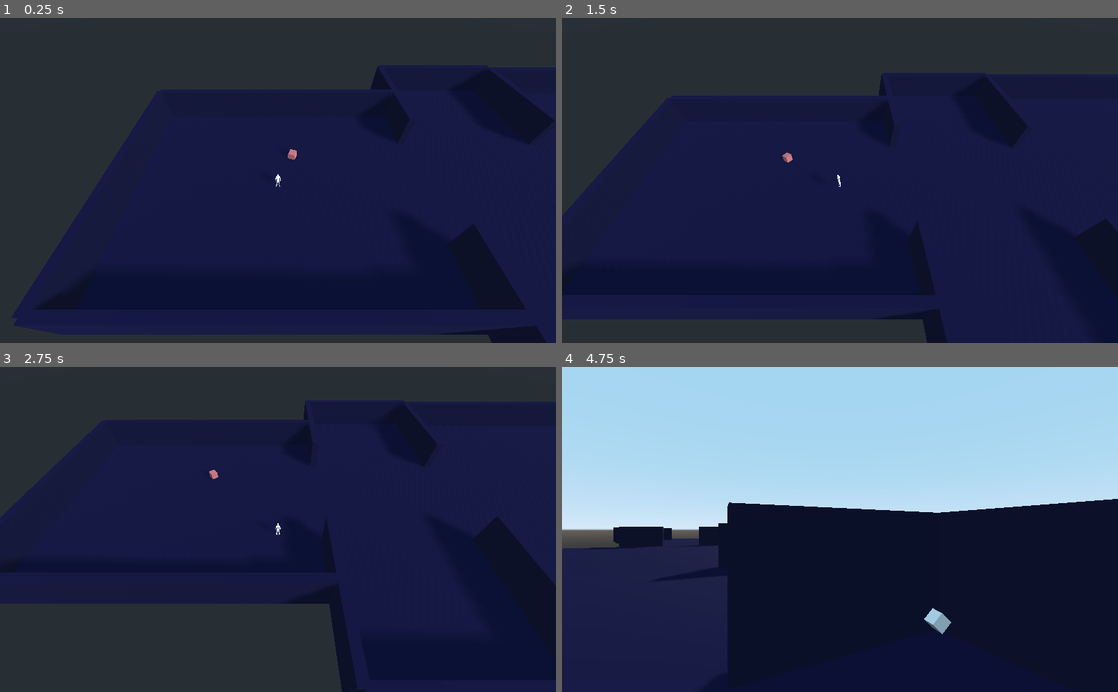
Above: before the commit, frames 1-4 (two rows, left to right).
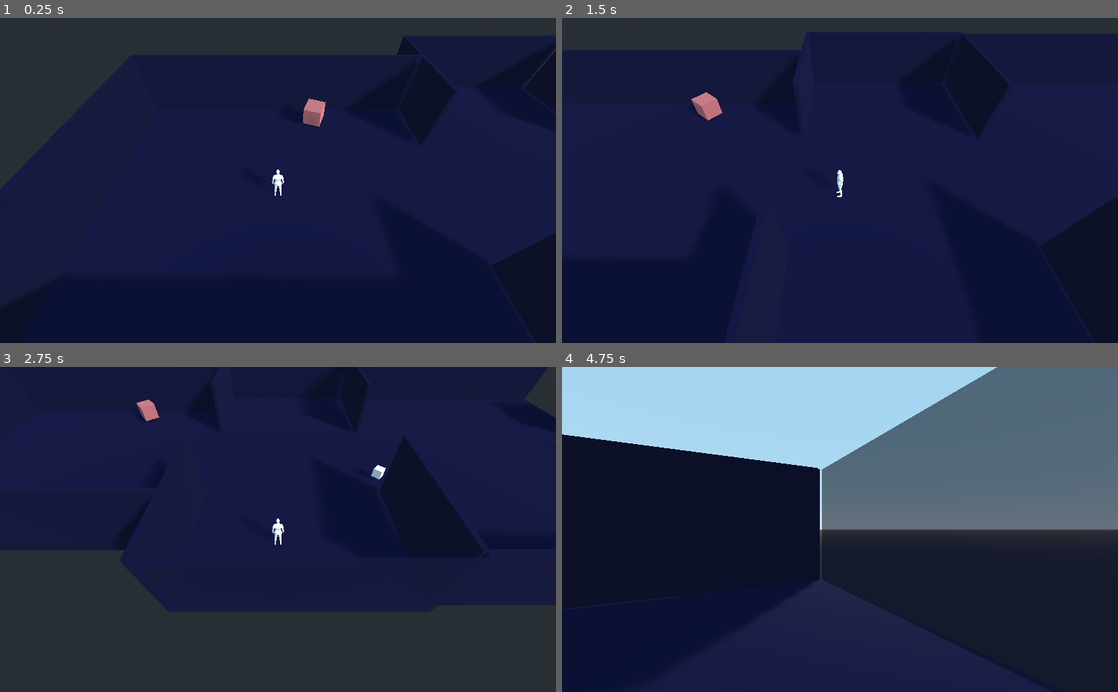
Above: after the commit, the same moments.

Repository: dam7lc/DGen-godot
Game: Godot game, scene res://Main.tscn
The game is run twice, just before and just after one commit, with the same random seed, the same clock (stepped at 60 frames per second) and the same inputs.
Inputs (mouse positions are in pixels of both pictures, inside the frame that each line leads up to):
- Up to frame 1 (0.25 s): no input
- Up to frame 2 (1.5 s): tap Enter at 0.5 s; move the mouse to (962, 164) at 0.52 s; hold D (strafe_right) 0.53-1.28 s; hold V (change_camera) 0.53-1.28 s; tap Space (jump, bound only before the commit) at 0.77, 0.8, 1.07, 1.35 s; move the mouse to (728, 196) at 1.27 s; hold S (backward) from 1.28 s (still down)
- Up to frame 3 (2.75 s): tap Space (jump, bound only before the commit) at 1.52, 1.82, 2.3 s; tap V (change_camera) at 1.55 s; move the mouse to (289, 523) at 2.02 s; release S (backward) at 2.03 s; hold W (forward) from 2.03 s (still down); hold V (change_camera) from 2.03 s (still down)
- Up to frame 4 (4.75 s): keep holding W (forward); move the mouse to (812, 594) at 2.77 s; release V (change_camera) at 2.78 s; tap V (change_camera) at 2.85, 4.35 s; tap Space (jump, bound only before the commit) at 3.02, 3.32, 3.6, 3.77, 4.07, 4.52 s; move the mouse to (878, 532) at 3.52 s; move the mouse to (795, 526) at 4.27 s

The runs differ from the first frame. In frame 1, 8.0% of the frame differs, in the area x 0-100%, y 5-100%; in frame 2, 6.5%; in frame 3, 14%; in frame 4, 44%, in the area x 0-100%, y 0-100%.

Commit message:
Añadido nuevo modelo base del jugador (Armadura1/Traje)

Diff:
--- a/Godot3.2.3/Area_pared_inferior.gd
+++ b/Godot3.2.3/Area_pared_inferior.gd
@@ -1,6 +1,7 @@
-extends Area
-
-
+extends StaticBody
+var area
+var mesh
+var new_material
 # Declare member variables here. Examples:
 # var a = 2
 # var b = "text"
@@ -8,19 +9,27 @@
 
 # Called when the node enters the scene tree for the first time.
 func _ready():
-	connect("body_entered", self, "translucir")
-	connect("body_exited", self, "opacar")
+	pass
 
+func area_added():
+	area = get_child(1)
+	area.connect("body_entered", self, "translucir")
+	area.connect("body_exited", self, "opacar")
+
+func mesh_added():
+	mesh = get_child(2)
+	new_material = mesh.get_surface_material(0).duplicate()
+	mesh.set_surface_material(0, new_material)
 
 func translucir(body):
 	if body.get_script() == load("Player.gd"):
-		get_parent().get_child(2).get_surface_material(0).set("flags_transparent", true)
-		get_parent().get_child(2).get_surface_material(0).set("albedo_color", Color(0,0,.2,.5))
+		get_child(2).get_surface_material(0).set("flags_transparent", true)
+		get_child(2).get_surface_material(0).set("albedo_color", Color(0,0,.2,.8))
 
 func opacar(body):
 	if body.get_script() == load("Player.gd"):
-		get_parent().get_child(2).get_surface_material(0).set("albedo_color", Color(0,0,.2,1))
-		get_parent().get_child(2).get_surface_material(0).set("flags_transparent", false)
+		get_child(2).get_surface_material(0).set("albedo_color", Color(0,0,.2,1))
+		get_child(2).get_surface_material(0).set("flags_transparent", false)
 
 
 # Called every frame. 'delta' is the elapsed time since the previous frame.
--- /dev/null
+++ b/Godot3.2.3/M_Player_Armor1.tscn
@@ -0,0 +1,15 @@
+[gd_scene load_steps=4 format=2]
+
+[ext_resource path="res://M_Player_Armor1.glb" type="PackedScene" id=1]
+[ext_resource path="res://M_Player_Armor1_Normal.png" type="Texture" id=2]
+
+[sub_resource type="SpatialMaterial" id=1]
+normal_enabled = true
+normal_scale = 1.0
+normal_texture = ExtResource( 2 )
+
+[node name="M_Player_Armor1" instance=ExtResource( 1 )]
+
+[node name="Plane" parent="." index="0"]
+transform = Transform( -1, 0, -3.25841e-07, 0, 1, 0, 3.25841e-07, 0, -1, 0, 0, 0 )
+material/0 = SubResource( 1 )
--- a/Godot3.2.3/Main.tscn
+++ b/Godot3.2.3/Main.tscn
@@ -1,12 +1,11 @@
-[gd_scene load_steps=11 format=2]
+[gd_scene load_steps=10 format=2]
 
 [ext_resource path="res://Unit.obj" type="ArrayMesh" id=1]
 [ext_resource path="res://Player.gd" type="Script" id=2]
 [ext_resource path="res://ScriptGenerador.gd" type="Script" id=3]
 [ext_resource path="res://Torretilla.gd" type="Script" id=4]
 [ext_resource path="res://objects_spatial_material.tres" type="Material" id=5]
-[ext_resource path="res://mouseTrackAuxCollision.gd" type="Script" id=6]
-[ext_resource path="res://Mesh.tscn" type="PackedScene" id=7]
+[ext_resource path="res://M_Player_Armor1.tscn" type="PackedScene" id=6]
 
 [sub_resource type="BoxShape" id=1]
 
@@ -35,7 +34,7 @@
 
 [node name="SpringArm" type="SpringArm" parent="Player"]
 transform = Transform( 1, 0, 0, 0, 0.642787, 0.766044, 0, -0.766044, 0.642787, 0, 1, 0 )
-spring_length = 30.0
+spring_length = 10.0
 
 [node name="Camera" type="Camera" parent="Player/SpringArm"]
 transform = Transform( 1, 0, 0, 0, 1, 0, 0, 0, 1, 0.0222187, -0.00304699, 20.0053 )
@@ -52,8 +51,14 @@
 skeleton = NodePath("")
 material/0 = null
 
-[node name="Mesh" parent="Player" instance=ExtResource( 7 )]
-transform = Transform( -1, 0, -3.89414e-07, 0, 1, 0, 3.89414e-07, 0, -1, 0, 0, 0 )
+[node name="Area" type="Area" parent="Player"]
+transform = Transform( 1, 0, 0, 0, 1, 0, 0, 0, 1, 0, 0.419696, 0 )
+
+[node name="CollisionShape" type="CollisionShape" parent="Player/Area"]
+transform = Transform( 1, 0, 0, 0, 1, 0, 0, 0, 1, 0, -1, 0 )
+shape = SubResource( 3 )
+
+[node name="Mesh" parent="Player" instance=ExtResource( 6 )]
 
 [node name="DirectionalLight" type="DirectionalLight" parent="."]
 transform = Transform( 0.553488, 0.569219, 0.607981, -0.804192, 0.175394, 0.567901, 0.216624, -0.80326, 0.55484, -0.0972924, 0.0785482, 0.273808 )
@@ -62,10 +67,3 @@
 [node name="Generador" type="Spatial" parent="."]
 transform = Transform( 1, 0, 0, 0, 1, 0, 0, 0, 1, 0, -1, 0 )
 script = ExtResource( 3 )
-
-[node name="Area" type="Area" parent="."]
-script = ExtResource( 6 )
-
-[node name="CollisionShape" type="CollisionShape" parent="Area"]
-transform = Transform( 1, 0, 0, 0, 1, 0, 0, 0, 1, 0, -1, 0 )
-shape = SubResource( 3 )
--- a/Godot3.2.3/Mesh.tscn
+++ /dev/null
@@ -1,8 +0,0 @@
-[gd_scene load_steps=2 format=2]
-
-[ext_resource path="res://untitled.glb" type="PackedScene" id=1]
-
-[node name="untitled" instance=ExtResource( 1 )]
-
-[node name="Cube001" parent="Rig/Skeleton" index="0"]
-transform = Transform( -1.3, 0, -4.23594e-07, 0, 1.3, 0, 4.23594e-07, 0, -1.3, 0, 0, 0 )
--- a/Godot3.2.3/Player.gd
+++ b/Godot3.2.3/Player.gd
@@ -3,6 +3,7 @@
 var rot_x = 0
 var rot_y = 0
 var camera
+var collision
 var springArm
 var isTP = false
 var isFP = false
@@ -10,11 +11,12 @@
 var player_mesh
 var space_state
 var array_paredes_a_ignorar
+var can_dash
+var last_dash_time = 0
 
 const GRAVITY = -24.8
 var vel = Vector3()
-const MAX_SPEED = 15
-const JUMP_SPEED = 12
+const MAX_SPEED = 9
 const ACCEL = 4.5
 var dir = Vector3()
 
@@ -24,6 +26,7 @@
 
 func _ready():
 		camera = $SpringArm/Camera
+		collision = $CollisionShape
 		springArm = $SpringArm
 		springArm.add_excluded_object(.get_rid())
 		player_mesh = $Mesh
@@ -77,10 +80,10 @@
 
 		if(space_state):
 			var ignore = Array()
-			ignore.append(.get_rid())
+			ignore.append(self)
 			var result = space_state.intersect_ray(from, to, ignore, 0x7FFFFFFF, true, true)
 			if(result):
-				player_mesh.look_at(Vector3(result.position.x, .3, result.position.z), Vector3(0,1,0))
+				player_mesh.look_at(Vector3(result.position.x, -.8, result.position.z), Vector3(0,1,0))
 
 
 
@@ -105,7 +108,7 @@
 			elif isFP: #Si estamos en primera persona, cambiar a vista hacia arriba
 				isTP = false
 				isFP = false
-				springArm.set_length(30)
+				springArm.set_length(10)
 				springArm.set_translation(Vector3(0,1,0))
 				springArm.set_rotation_degrees(Vector3(-50,0,0))
 				set_rotation_degrees(Vector3(0,0,0))
@@ -126,7 +129,7 @@
 
 func process_input(delta):
 	dir = Vector3()
-	var cam_xform = camera.get_global_transform()
+	var cam_xform = collision.get_global_transform()
 	var input_movement_vector = Vector2()
 
 	if Input.is_action_pressed("forward"):
@@ -142,8 +145,16 @@
 	dir += -cam_xform.basis.z * input_movement_vector.y
 	dir += cam_xform.basis.x * input_movement_vector.x
 	if is_on_floor():
-		if Input.is_action_just_pressed("jump"):
-			vel.y = JUMP_SPEED
+		if Input.is_action_just_pressed("dash"):
+			var actual_time = OS.get_ticks_msec()
+			if (actual_time-last_dash_time) > 1000:
+				can_dash = true
+			if can_dash:
+				vel += -cam_xform.basis.z * input_movement_vector.y * 40
+				vel += cam_xform.basis.x * input_movement_vector.x * 40
+				last_dash_time = OS.get_ticks_msec()
+				can_dash = false
+
 
 	if Input.is_action_just_pressed("ui_cancel"):
 		if Input.get_mouse_mode() == Input.MOUSE_MODE_VISIBLE and (isTP or isFP):
@@ -172,4 +183,4 @@
 	hvel = hvel.linear_interpolate(target, accel * delta)
 	vel.x = hvel.x
 	vel.z = hvel.z
-	vel = move_and_slide(vel, Vector3(0, 1, 0), 0.05, 4, deg2rad(MAX_SLOPE_ANGLE))
+	vel = move_and_slide(vel, Vector3(0, 1, 0), true, 4, deg2rad(MAX_SLOPE_ANGLE))
--- a/Godot3.2.3/ScriptGenerador.gd
+++ b/Godot3.2.3/ScriptGenerador.gd
@@ -5,7 +5,7 @@
 var floor_collision
 var room_x
 var room_z
-const room_y = 5
+const room_y = 3.5
 var player
 var surface_material
 
@@ -30,9 +30,11 @@
 
 		#Randomizar tamaño habitacion
 		randomize()
-		room_x = rand_range(20,50)
+		room_x = rand_range(10,20)
+		print(room_x)
 		randomize()
-		room_z = rand_range(20,50)
+		room_z = rand_range(10,20)
+		print(room_z)
 
 		if j != 0:
 			room_center.x = room_center.x + (room_x/2)
@@ -59,14 +61,16 @@
 				colshape2.set_extents(Vector3(1,1,1))
 				paredes_colisiones2.set_shape(colshape2)
 				area_col.add_child(paredes_colisiones2)
-				area_col.set_script(load("res://Area_pared_inferior.gd"))
 				paredes[i].add_child(area_col)
+				paredes[i].set_script(load("res://Area_pared_inferior.gd"))
+				paredes[i].area_added()
 
 			add_child(paredes[i])
 			paredes_meshes.append(make_cube())
 			paredes_meshes[i].set_surface_material(0,surface_material)
 			paredes[i].add_child(paredes_meshes[i])
-
+			if paredes[i].get_script() == load("res://Area_pared_inferior.gd"):
+				paredes[i].mesh_added()
 
 
 
@@ -76,12 +80,13 @@
 		#Tamaño del mesh
 		paredes[0].get_child(1).scale.x = room_x
 		paredes[0].get_child(1).scale.y = room_y
+		paredes[0].get_child(1).scale.z = .2
 		#Tamaño de la colision
 		paredes[0].get_child(0).scale.x = room_x/2
 		paredes[0].get_child(0).scale.y = room_y/2
-		paredes[0].get_child(0).scale.z = .5
+		paredes[0].get_child(0).scale.z = .1
 		#Posicion pared0
-		paredes[0].global_translate(Vector3(room_center.x,2.5,(-room_z/2)+room_center.y))
+		paredes[0].global_translate(Vector3(room_center.x,room_y/2,(-room_z/2)+room_center.y))
 
 		#player ignore paredes
 		player.agregar_pared_a_ignorar(paredes[0])
@@ -92,12 +97,13 @@
 			#Tamaño del mesh
 			paredes[1].get_child(1).scale.z = room_z/3
 			paredes[1].get_child(1).scale.y = room_y
+			paredes[1].get_child(1).scale.x = .2
 			#Tamaño de Collision
-			paredes[1].get_child(0).scale.x = .5
+			paredes[1].get_child(0).scale.x = .1
 			paredes[1].get_child(0).scale.z = room_z/6
 			paredes[1].get_child(0).scale.y = room_y/2
 			#Posicion pared1
-			paredes[1].global_translate(Vector3((-room_x/2)+room_center.x,2.5,(room_center.y-room_z/3)))
+			paredes[1].global_translate(Vector3((-room_x/2)+room_center.x,room_y/2,(room_center.y-room_z/3)))
 			#player ignore paredes
 			player.agregar_pared_a_ignorar(paredes[1])
 
@@ -105,24 +111,26 @@
 			#Tamaño del mesh
 			paredes[2].get_child(1).scale.z = room_z/3
 			paredes[2].get_child(1).scale.y = room_y
+			paredes[2].get_child(1).scale.x = .2
 			#Tamaño de Collision
 			paredes[2].get_child(0).scale.z = room_z/6
 			paredes[2].get_child(0).scale.y = room_y/2
-			paredes[2].get_child(0).scale.x = .5
+			paredes[2].get_child(0).scale.x = .1
 			#Posicion pared2
-			paredes[2].global_translate(Vector3((-room_x/2)+room_center.x,2.5,room_center.y+room_z/3))
+			paredes[2].global_translate(Vector3((-room_x/2)+room_center.x,room_y/2,room_center.y+room_z/3))
 			#player ignore paredes
 			player.agregar_pared_a_ignorar(paredes[2])
 
 		else:
 			paredes[1].get_child(1).scale.z = room_z
 			paredes[1].get_child(1).scale.y = room_y
+			paredes[1].get_child(1).scale.x = .2
 
 			paredes[1].get_child(0).scale.z = room_z/2
-			paredes[1].get_child(0).scale.x = .5
+			paredes[1].get_child(0).scale.x = .1
 			paredes[1].get_child(0).scale.y = room_y/2
 
-			paredes[1].global_translate(Vector3((-room_x/2)+room_center.x,2.5,room_center.y))
+			paredes[1].global_translate(Vector3((-room_x/2)+room_center.x,room_y/2,room_center.y))
 			#player ignore paredes
 			player.agregar_pared_a_ignorar(paredes[1])
 
@@ -133,34 +141,35 @@
 			paredes[2].get_child(0).scale.x = 0
 			paredes[2].get_child(0).scale.y = 0
 
-			paredes[2].global_translate(Vector3((-room_x/2)+room_center.x,2.5,room_center.y+room_z/3))
+			paredes[2].global_translate(Vector3((-room_x/2)+room_center.x,room_y/2,room_center.y+room_z/3))
 			#player ignore paredes
 			player.agregar_pared_a_ignorar(paredes[2])
 
 		#Tamaño de pared3(pared de abajo)
 		paredes[3].get_child(2).scale.x = room_x
 		paredes[3].get_child(2).scale.y = room_y
+		paredes[3].get_child(2).scale.z = .2
 		#Tamaño de colision
 		paredes[3].get_child(0).scale.x = room_x/2
 		paredes[3].get_child(0).scale.y = room_y/2
-		paredes[3].get_child(0).scale.z = .5
+		paredes[3].get_child(0).scale.z = .1
 
 		paredes[3].get_child(1).scale.x = room_x/2
 		paredes[3].get_child(1).scale.y = .5
 		paredes[3].get_child(1).scale.z = 3
 		paredes[3].get_child(1).translate_object_local(Vector3(0.0,-2,0.0))
 		#Posicion pared 3
-		paredes[3].global_translate(Vector3(room_center.x,2.5,(room_z/2)+room_center.y))
+		paredes[3].global_translate(Vector3(room_center.x,room_y/2,(room_z/2)+room_center.y))
 		player.agregar_pared_a_ignorar(paredes[3])
 
 
 		#Tamaño del piso
 		paredes[4].get_child(1).scale.x = room_x
-		paredes[4].get_child(1).scale.y = 1
+		paredes[4].get_child(1).scale.y = .4
 		paredes[4].get_child(1).scale.z = room_z
 		#Tamaño de Colision
 		paredes[4].get_child(0).scale.x = room_x/2
-		paredes[4].get_child(0).scale.y = .5
+		paredes[4].get_child(0).scale.y = .2
 		paredes[4].get_child(0).scale.z = room_z/2
 		#Posicion piso
 		paredes[4].global_translate(Vector3(room_center.x,0,room_center.y))
--- a/Godot3.2.3/inferior_wall_shader.tres
+++ /dev/null
@@ -1,15 +0,0 @@
-[gd_resource type="ShaderMaterial" load_steps=2 format=2]
-
-[sub_resource type="Shader" id=1]
-code = "shader_type spatial;
-
-uniform float opacidad = 1;
-
-void fragment(){
-	ALBEDO = vec3(0,0,.2);
-	ALPHA = opacidad;
-}"
-
-[resource]
-shader = SubResource( 1 )
-shader_param/opacidad = 1.0
--- a/Godot3.2.3/mouseTrackAuxCollision.gd
+++ /dev/null
@@ -1,14 +0,0 @@
-extends Area
-var player
-# Called when the node enters the scene tree for the first time.
-func _ready():
-	for child in get_parent().get_children(): #Obtener referencia al player para ignorar colision de la camara con paredes
-		if child.get_script() == load("res://Player.gd"):
-			player = child
-
-
-
-func _process(delta):
-	#TODO: arreglar colision auxiliar para detectar mouse
-	var pos = Vector3(player.translation.x/100, 0, player.translation.z/100)
-	translate(pos/100)
--- a/Godot3.2.3/project.godot
+++ b/Godot3.2.3/project.godot
@@ -46,7 +46,7 @@
 "events": [ Object(InputEventKey,"resource_local_to_scene":false,"resource_name":"","device":0,"alt":false,"shift":false,"control":false,"meta":false,"command":false,"pressed":false,"scancode":83,"unicode":0,"echo":false,"script":null)
  ]
 }
-jump={
+dash={
 "deadzone": 0.5,
 "events": [ Object(InputEventKey,"resource_local_to_scene":false,"resource_name":"","device":0,"alt":false,"shift":false,"control":false,"meta":false,"command":false,"pressed":false,"scancode":32,"unicode":0,"echo":false,"script":null)
  ]
Binary file added: Godot3.2.3/M_Player_Armor1.glb
Not shown, added: Godot3.2.3/M_Player_Armor1.glb.import
Binary file added: Godot3.2.3/M_Player_Armor1_Normal.png
Not shown, added: Godot3.2.3/M_Player_Armor1_Normal.png.import
